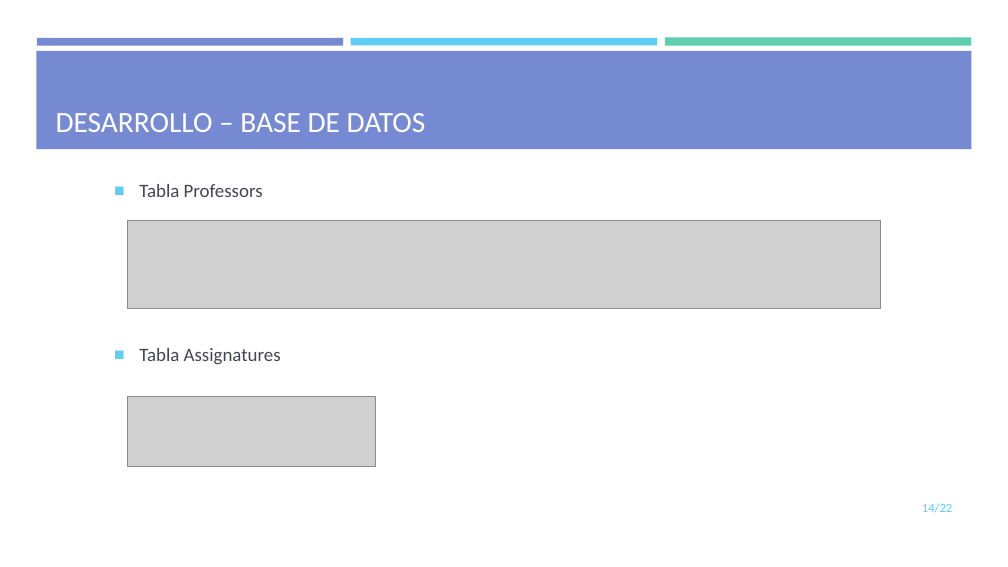
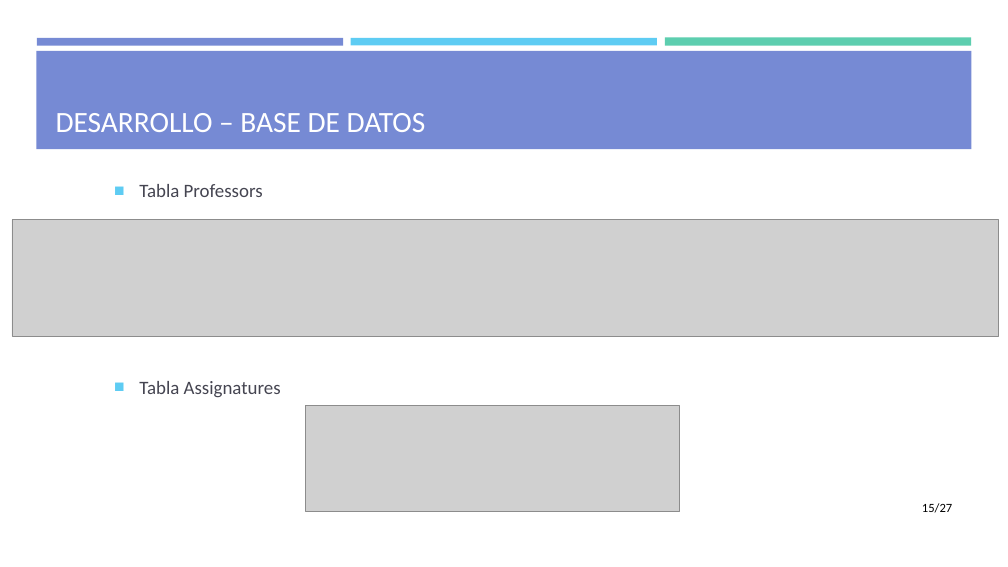
Before and after one commit to mdlunag/tfg, a slide deck: slide 15 of tfg_presentacio.pptx (slide 14 before the commit). Drawn at 1008x567 pixels with LibreOffice and Linux fonts; fonts in the diff are those of the drawing; grey boxes stand for pictures. Boxes give left, top, right and bottom in pixels: in the first picture for what was removed or moved away, otherwise in the second. Text is boxed around its words. In the diff, an @@ line names an element or a change of style, - is before the commit and + after.

```diff
--- a/tfg_presentacio.pptx
+++ b/tfg_presentacio.pptx
@@ text "Tabla Professors" rewrapped from [139, 184, 281, 364] to [139, 184, 281, 397] @@
@@ picture: place and size @@
-picture at [127, 220, 881, 309]
+picture at [12, 220, 999, 337]
@@ picture: place and size @@
-picture at [127, 397, 375, 467]
+picture at [306, 406, 680, 512]
@@ page number at [922, 503, 952, 513]: text changed; text colour #5ECCF3 to #000000 @@
-14/22
+15/27
```
Also in this commit, not shown: 19 other slides changed, 5 slides added, 1 other file.
